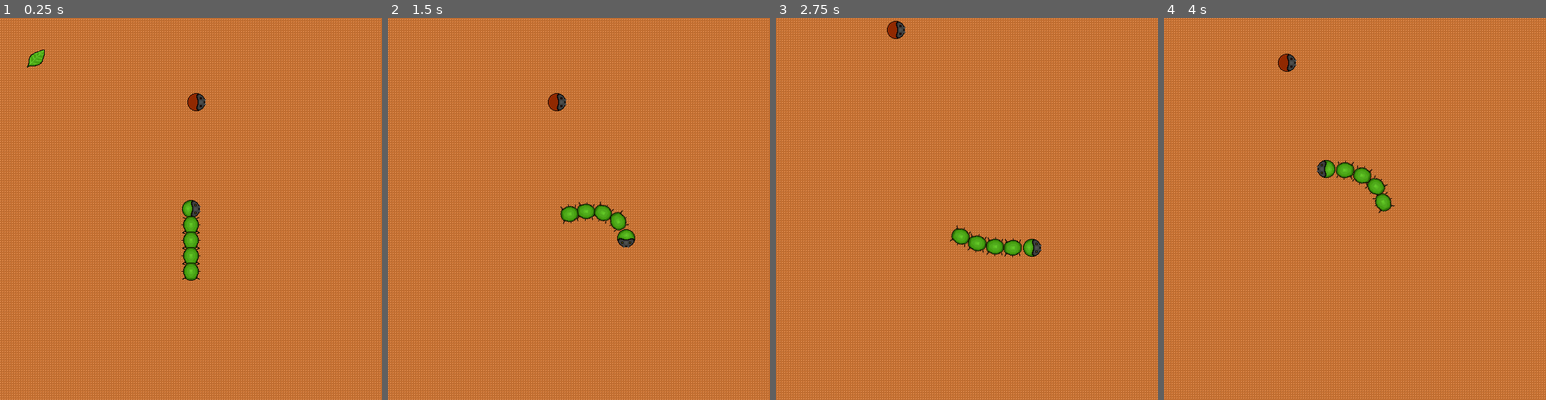
Above: before the commit, frames 1-4 (left to right).
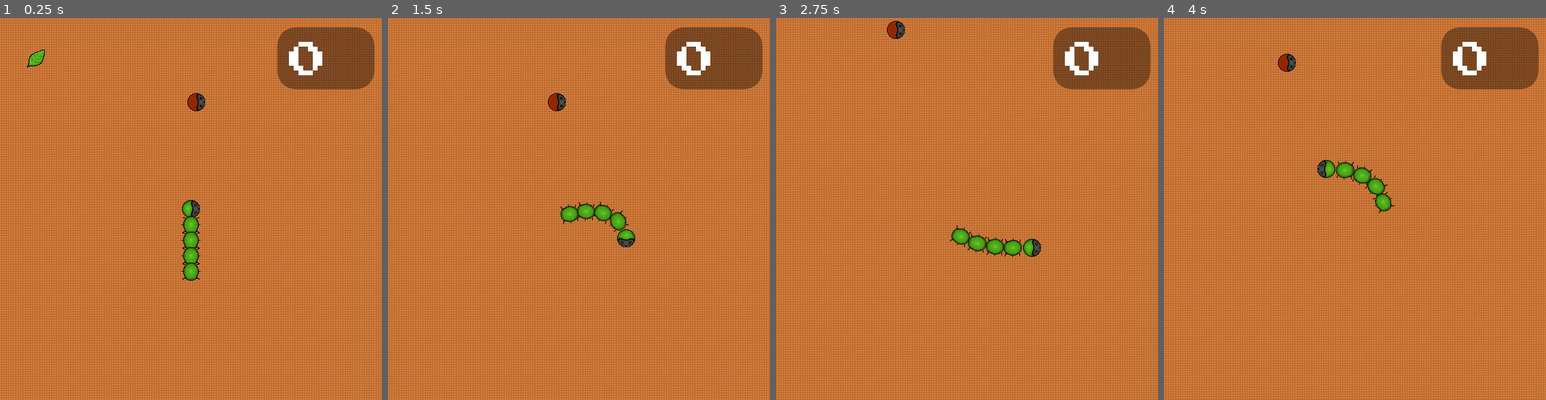
Above: after the commit, the same moments.

Repository: thatnick/grow-grow
Game: Godot game, scene res://scenes/Main.tscn
Same seed, same stepped clock (60 frames per second), same inputs: the game is played once before the commit and once after it.
Inputs:
- Up to frame 1 (0.25 s): no input
- Up to frame 2 (1.5 s): hold Right (ui_right) 0.53-1.28 s; hold Down (ui_down) from 1.28 s (still down)
- Up to frame 3 (2.75 s): release Down (ui_down) at 2.03 s; hold Right (ui_right) from 2.03 s (still down)
- Up to frame 4 (4 s): release Right (ui_right) at 2.78 s; hold Up (ui_up) 2.78-3.53 s; hold Left (ui_left) from 3.53 s (still down)

The runs differ from the first frame. In frame 1, 4.0% of the frame differs, in the area x 72-99%, y 2-19%; in frame 2, 4.0%; in frame 3, 4.0%; in frame 4, 4.0%.

Commit message:
Re add HUD after merge error

Diff:
--- a/scenes/Main.tscn
+++ b/scenes/Main.tscn
@@ -6,6 +6,7 @@
 [ext_resource path="res://scenes/Enemy.tscn" type="PackedScene" id=4]
 [ext_resource path="res://scenes/EnemyTimer.tscn" type="PackedScene" id=5]
 [ext_resource path="res://scenes/Background.tscn" type="PackedScene" id=6]
+[ext_resource path="res://scenes/HUD.tscn" type="PackedScene" id=7]
 
 [node name="Main" type="Node"]
 script = ExtResource( 3 )
@@ -23,5 +24,7 @@
 [node name="Collectable" parent="." instance=ExtResource( 2 )]
 position = Vector2( 382.946, 386.837 )
 
+[node name="HUD" parent="." instance=ExtResource( 7 )]
+
 [connection signal="collected" from="Collectable" to="." method="_on_Collectable_collected"]
 [connection signal="collected" from="Collectable" to="Player" method="_on_Collectable_collected"]
Not shown: 1 places in scenes/Main.tscn that only renumber resources
